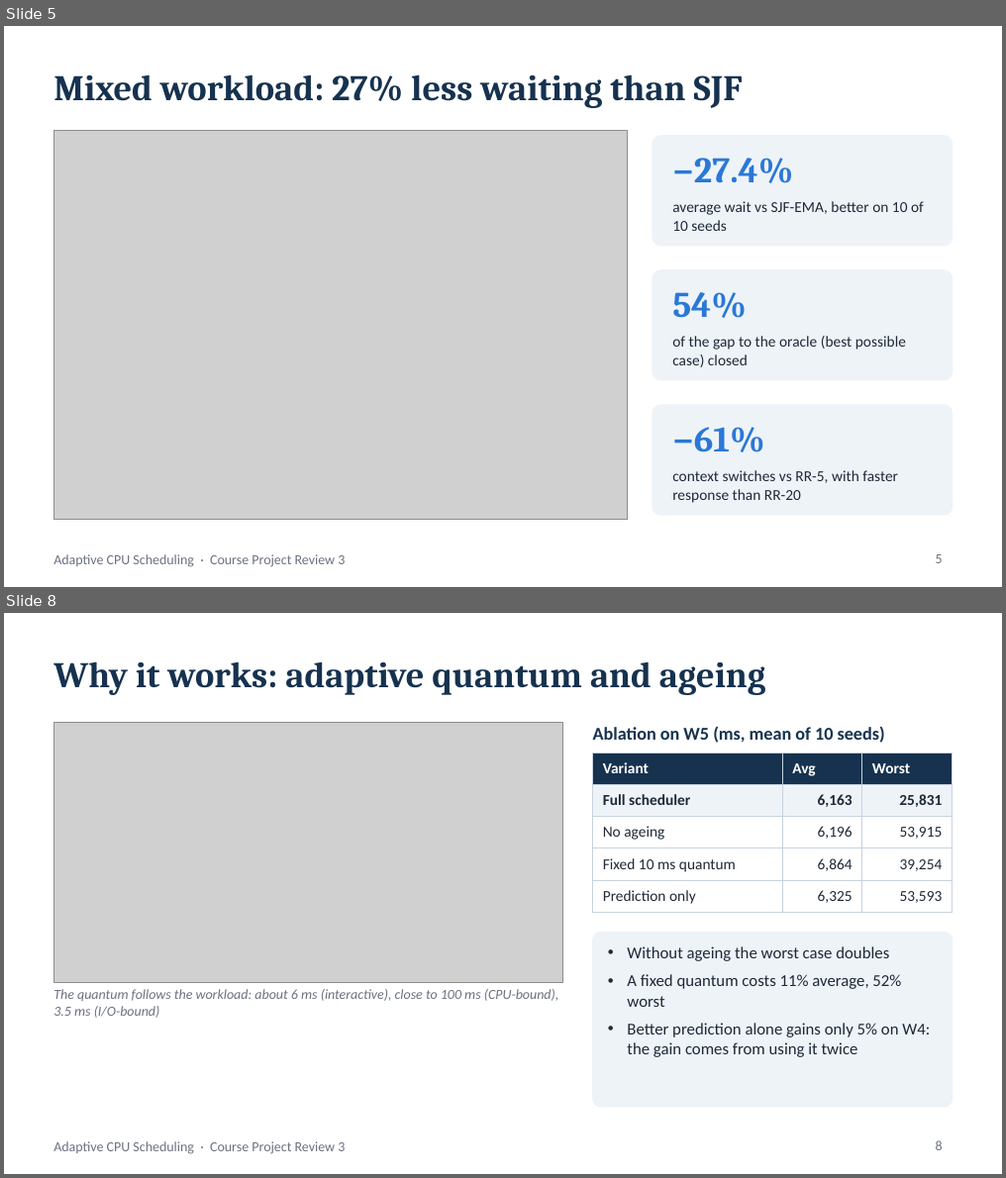
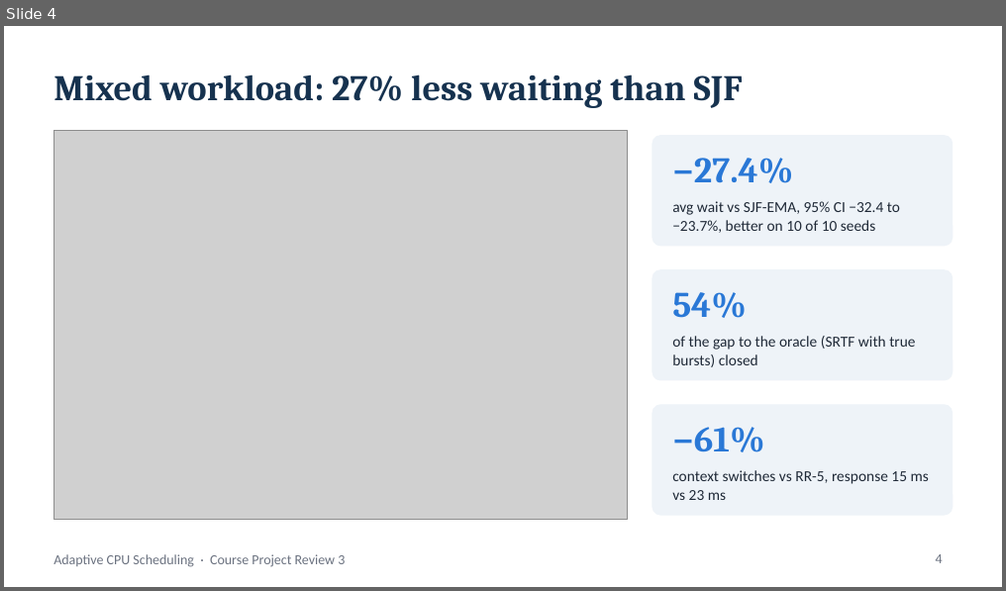
Before and after one commit to Shivaansh29/Adaptive-CPU-Scheduling-project-OS, a slide deck: docs/reviews/Review_3.pptx. Shown one above the other, each under a label of ours: slides 5 and 8 before the commit, slide 4 after it; the slides between them are not shown. The pictures are 1006x1178 and 1006x591 pixels, drawn with LibreOffice and Linux fonts; fonts in the diff are those of the drawing; grey boxes stand for pictures. Boxes give left, top, right and bottom in pixels: in the first picture for what was removed or moved away, otherwise in the second. Text is boxed around its words. In the diff, an @@ line names an element or a change of style, - is before the commit and + after.

```diff
--- a/docs/reviews/Review_3.pptx
+++ b/docs/reviews/Review_3.pptx
@@ slide 8 removed at bbox=[4, 613, 1002, 1174], background #FFFFFF; not listed: 1 template element that a slide beside it also shows @@
@@ title removed at bbox=[54, 662, 766, 695] @@
-Why it works: adaptive quantum and ageing
@@ picture removed at bbox=[54, 723, 562, 983] @@
@@ text removed at bbox=[593, 726, 885, 743] @@
-Ablation on W5 (ms, mean of 10 seeds)
@@ table removed at bbox=[593, 753, 952, 908], 5 rows, 3 columns @@
-Variant | Avg | Worst
-Full scheduler | 6,163 | 25,831
-No ageing | 6,196 | 53,915
-Fixed 10 ms quantum | 6,864 | 39,254
-Prediction only | 6,325 | 53,593
@@ rounded rectangle removed at bbox=[593, 933, 952, 1107] @@
@@ text removed at bbox=[627, 947, 930, 1058] @@
-• Without ageing the worst case doubles
-• A fixed quantum costs 11% average, 52% worst
-• Better prediction alone gains only 5% on W4: the gain comes from using it twice
@@ text removed at bbox=[54, 989, 559, 1018] @@
-The quantum follows the workload: about 6 ms (interactive), close to 100 ms (CPU-bound), 3.5 ms (I/O-bound)
@@ page number removed at bbox=[936, 1141, 943, 1151] @@
-8
@@ what was slide 5 is now slide 4 @@
@@ slide 4 changed as well @@
@@ text at bbox=[672, 201, 900, 233]: text changed @@
-average wait vs SJF-EMA, better on 10 of 10 seeds
+avg wait vs SJF-EMA, 95% CI −32.4 to −23.7%, better on 10 of 10 seeds
@@ text at bbox=[672, 336, 915, 368]: text changed @@
-of the gap to the oracle (best possible case) closed
+of the gap to the oracle (SRTF with true bursts) closed
@@ text at bbox=[672, 471, 929, 500]: text changed @@
-context switches vs RR-5, with faster response than RR-20
+context switches vs RR-5, response 15 ms vs 23 ms
@@ page number at bbox=[936, 555, 943, 564]: text changed @@
-5
+4
```
Also in this commit, not shown: 5 other slides changed, 5 slides added, 3 other slides removed, 19 other files.
